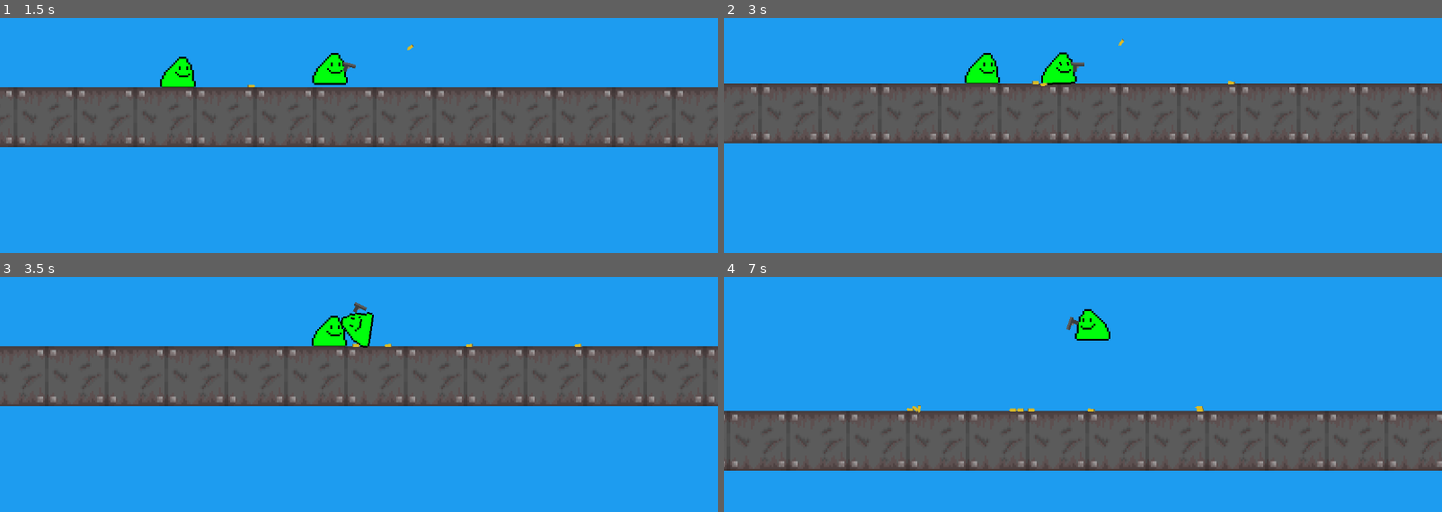
Above: before the commit, frames 1-4 (two rows, left to right).
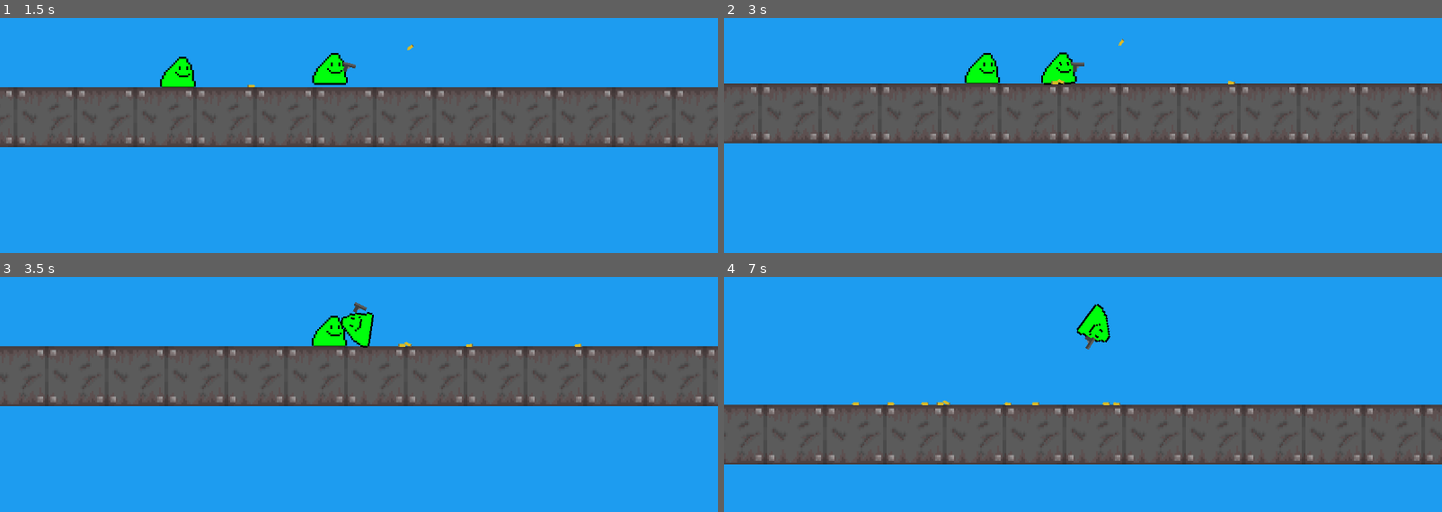
Above: after the commit, the same moments.

Repository: a0fefd/blobs-with-guns-remastered
Game: Godot game, scene res://scenes/levels/world.tscn
Same seed, same stepped clock (60 frames per second), same inputs: the game is played once before the commit and once after it.
Inputs (mouse positions are in pixels of both pictures, inside the frame that each line leads up to):
- Up to frame 1 (1.5 s): move the mouse to (323, 149) at 0.52 s; click (323, 149) at 0.6 s; move the mouse to (574, 128) at 1.27 s; click (574, 128) at 1.35 s
- Up to frame 2 (3 s): move the mouse to (outside the picture) at 2.02 s; click (outside the picture) at 2.1 s; move the mouse to (1118, 69) at 2.77 s; click (1118, 69) at 2.85 s
- Up to frame 3 (3.5 s): no input
- Up to frame 4 (7 s): move the mouse to (outside the picture) at 3.52 s; click (outside the picture) at 3.6 s; move the mouse to (1240, 307) at 4.27 s; click (1240, 307) at 4.35 s; move the mouse to (939, 347) at 5.02 s; click (939, 347) at 5.1 s; move the mouse to (outside the picture) at 5.77 s; click (outside the picture) at 5.85 s; move the mouse to (1047, 408) at 6.52 s; click (1047, 408) at 6.6 s

Frame 1 is identical in both runs. In frame 2, less than 0.1% of the frame differs, in the area x 42-48%, y 25-30%; in frame 3, less than 0.1%; in frame 4, 9.3%, in the area x 0-100%, y 11-83%.

Commit message:
Change player collision layer

Diff:
--- a/scenes/blobs/player.tscn
+++ b/scenes/blobs/player.tscn
@@ -5,7 +5,7 @@
 [ext_resource type="PackedScene" uid="uid://n1eghj4te88a" path="res://scenes/guns/gun.tscn" id="3_0k28s"]
 
 [node name="Player" instance=ExtResource("1_n7rfh")]
-collision_layer = 7
+collision_layer = 5
 collision_mask = 1
 script = ExtResource("2_pixgc")
 gun = ExtResource("3_0k28s")
